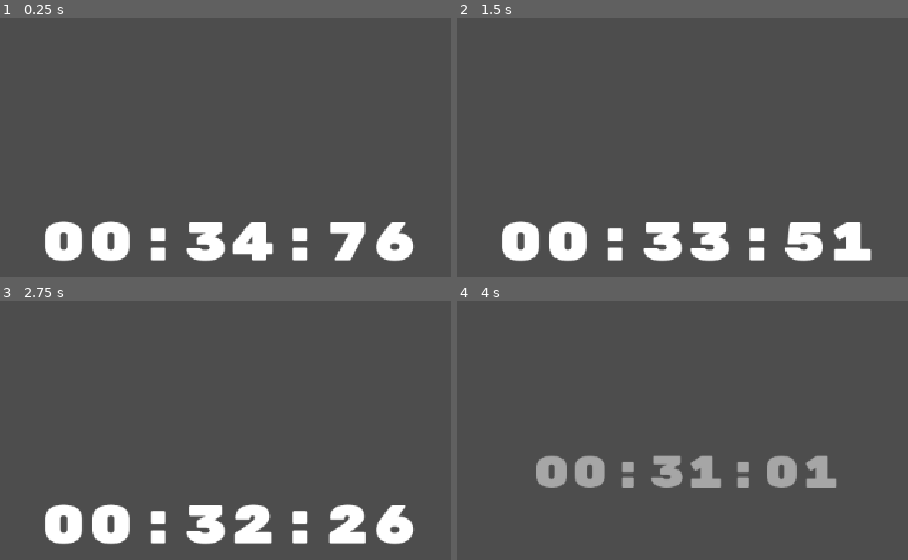
Above: before the commit, frames 1-4 (two rows, left to right).
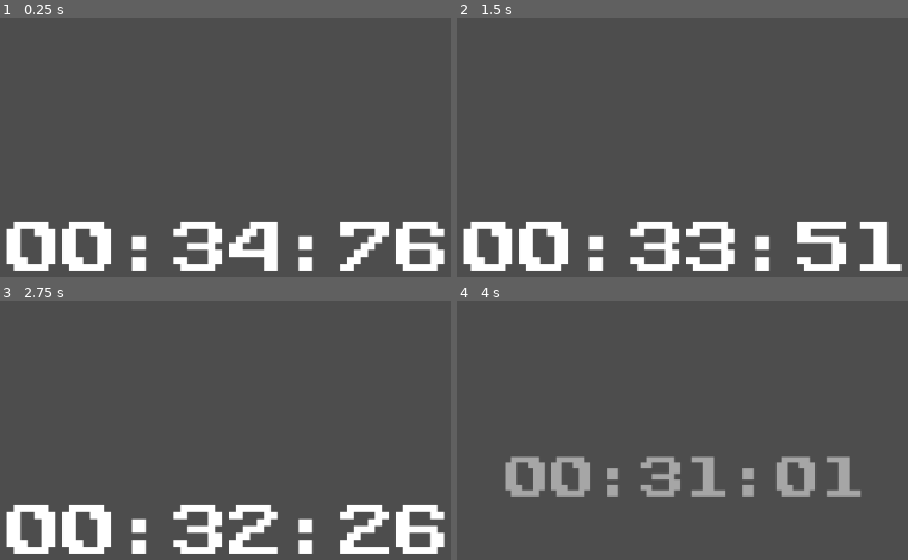
Above: after the commit, the same moments.

Repository: GameJam-NACRE/GMTK-2026
Game: Godot game, scene res://main.tscn
The game is run twice, just before and just after one commit, with the same random seed, the same clock (stepped at 60 frames per second) and the same inputs.
Inputs:
- Up to frame 1 (0.25 s): no input
- Up to frame 2 (1.5 s): no input
- Up to frame 3 (2.75 s): no input
- Up to frame 4 (4 s): no input

The runs differ from the first frame. In frame 1, 9.4% of the frame differs, in the area x 1-99%, y 78-98%; in frame 2, 9.9%; in frame 3, 9.8%; in frame 4, 6.2%.

Commit message:
add signal for end of intro countdown + new font

Diff:
--- a/scenes/countdown/countdown.tscn
+++ b/scenes/countdown/countdown.tscn
@@ -1,7 +1,7 @@
 [gd_scene format=3 uid="uid://b44q2m4nc26kb"]
 
 [ext_resource type="Script" uid="uid://dd0kims6goipq" path="res://src/countdown/countdown.gd" id="1_7dsqq"]
-[ext_resource type="FontFile" uid="uid://cu7crmutcanpa" path="res://assets/fonts/RubikMonoOne-Regular.ttf" id="1_r25xj"]
+[ext_resource type="FontFile" uid="uid://doc3ynaivimmv" path="res://assets/fonts/PublicPixel-rv0pA.ttf" id="2_7dsqq"]
 
 [sub_resource type="StyleBoxFlat" id="StyleBoxFlat_beb6o"]
 bg_color = Color(0, 0, 0, 1)
@@ -31,7 +31,7 @@
 
 [node name="Label" type="Label" parent="PanelContainer" unique_id=2028308548]
 layout_mode = 2
-theme_override_fonts/font = ExtResource("1_r25xj")
+theme_override_fonts/font = ExtResource("2_7dsqq")
 horizontal_alignment = 1
 vertical_alignment = 1
 
@@ -53,7 +53,7 @@
 offset_bottom = 11.5
 grow_horizontal = 2
 grow_vertical = 2
-theme_override_fonts/font = ExtResource("1_r25xj")
+theme_override_fonts/font = ExtResource("2_7dsqq")
 theme_override_font_sizes/font_size = 80
 horizontal_alignment = 1
 vertical_alignment = 1
--- a/src/countdown/countdown.gd
+++ b/src/countdown/countdown.gd
@@ -48,6 +48,7 @@
 
 	tween.tween_interval(intro_stay_time)
 
+	EventBus.intro_countdown_end.emit()
 	tween.set_trans(Tween.TRANS_CUBIC).set_ease(Tween.EASE_IN_OUT)
 
 	tween.tween_property(intro_label, "position:y", intro_label.position.y - intro_fade_out_height, intro_fade_out_time)
--- a/src/event_bus.gd
+++ b/src/event_bus.gd
@@ -11,3 +11,6 @@
 
 # Indique que le CD est terminé
 signal countdown_end()
+
+# Indique que la transition d'intro du countdown est terminé
+signal intro_countdown_end()
Binary file added: assets/fonts/PublicPixel-rv0pA.ttf
Not shown, added: assets/fonts/PublicPixel-rv0pA.ttf.import
